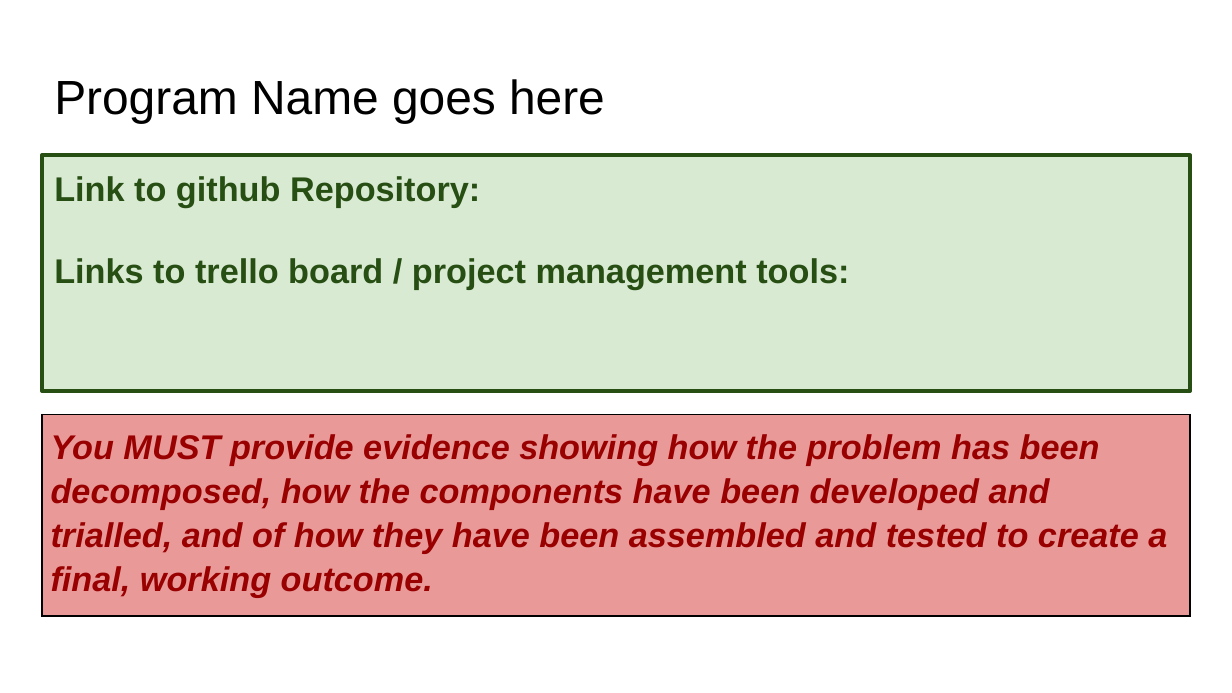
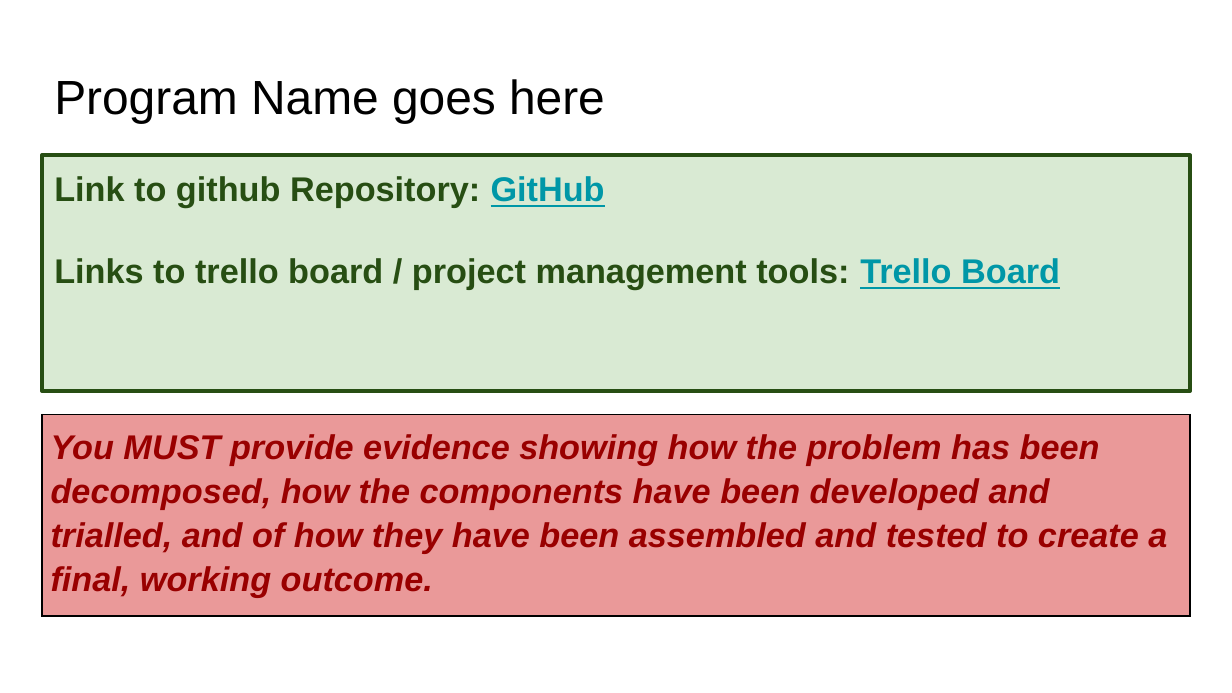
Before and after one commit to IvanY17104/Pizza_Bot, a slide deck: slide 1 of 022_91893+_+91897+Documentation.pptx. Drawn at 1232x693 pixels with LibreOffice and Linux fonts; fonts in the diff are those of the drawing. Boxes give left, top, right and bottom in pixels: in the first picture for what was removed or moved away, otherwise in the second. Text is boxed around its words. In the diff, an @@ line names an element or a change of style, - is before the commit and + after.

```diff
--- a/022_91893+_+91897+Documentation.pptx
+++ b/022_91893+_+91897+Documentation.pptx
@@ text at <box>54,176,1060,290</box>: text changed @@
-Link to github Repository:
-Links to trello board / project management tools:
+Link to github Repository: GitHub
+Links to trello board / project management tools: Trello Board
```
Also in this commit, not shown: 1 slide added, 1 slide removed.
